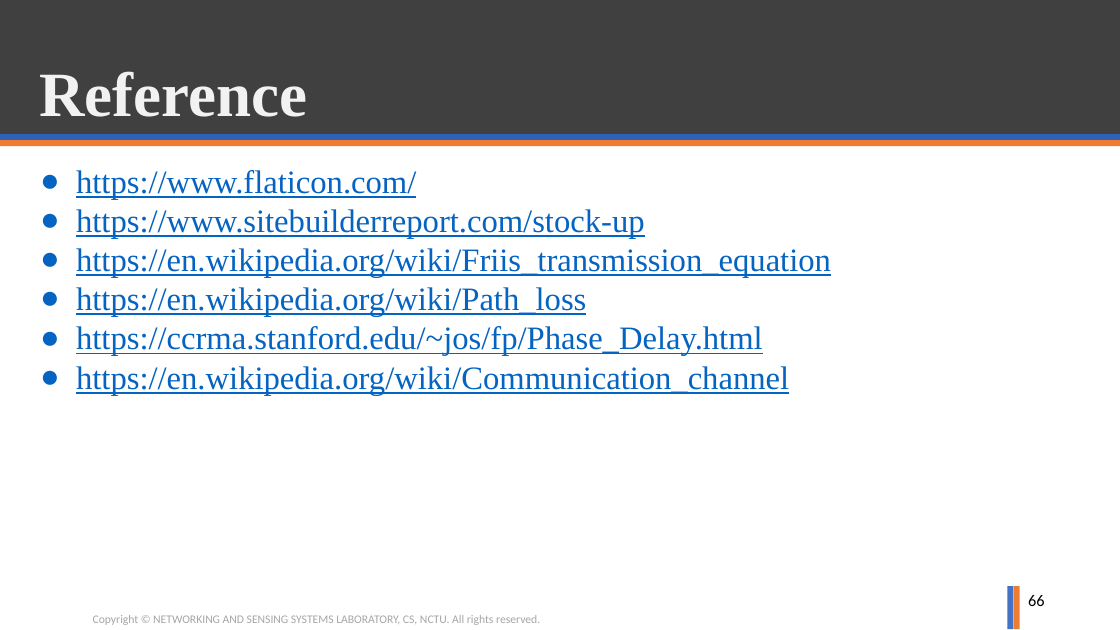
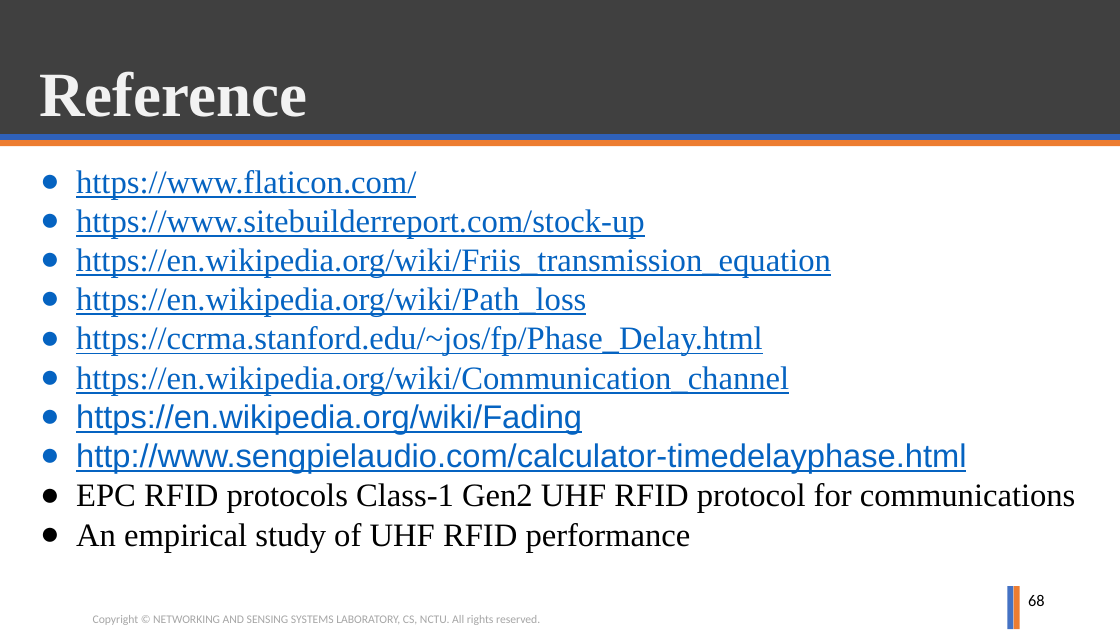
Before and after one commit to ghostkingwilly/Signal_Training_Freshman, a slide deck: slide 68 of Freshman_Training.pptx (slide 66 before the commit). Drawn at 1120x630 pixels with LibreOffice and Linux fonts; fonts in the diff are those of the drawing; background and template pictures are left out. Boxes give left, top, right and bottom in pixels: in the first picture for what was removed or moved away, otherwise in the second. Text is boxed around its words. In the diff, an @@ line names an element or a change of style, - is before the commit and + after.

```diff
--- a/Freshman_Training.pptx
+++ b/Freshman_Training.pptx
@@ text at box(76, 404, 1076, 552): paragraphs added @@
+● https://en.wikipedia.org/wiki/Fading
+● http://www.sengpielaudio.com/calculator-timedelayphase.html
+● EPC RFID protocols Class-1 Gen2 UHF RFID protocol for communications
+● An empirical study of UHF RFID performance
@@ page number at box(1028, 595, 1045, 606): text changed @@
-66
+68
```
Also in this commit, not shown: 2 other slides changed, 2 slides added.
